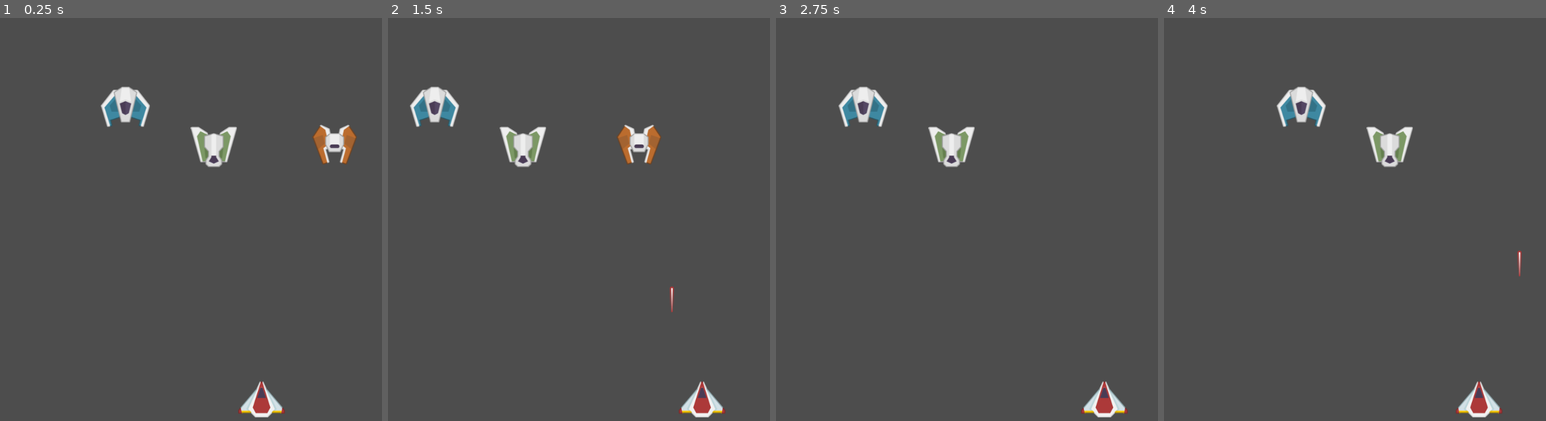
Above: before the commit, frames 1-4 (left to right).
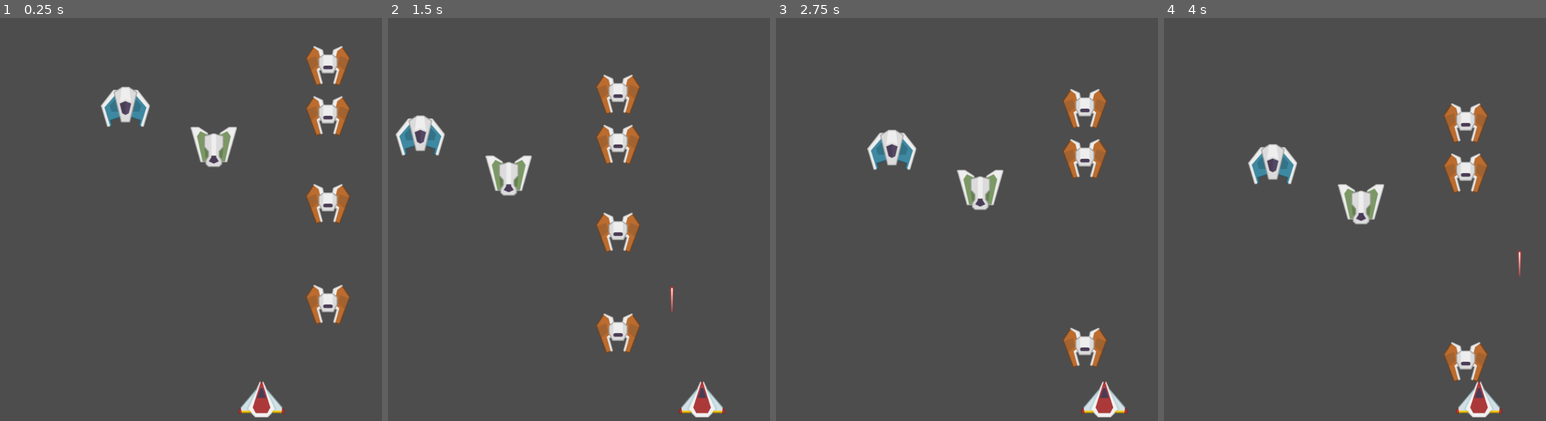
Above: after the commit, the same moments.

Repository: TheGabmeister/games-godot
Game: Godot game, scene res://scenes/game.tscn
Same seed, same stepped clock (60 frames per second), same inputs: the game is played once before the commit and once after it. The engine's default icon, where the game draws it, is replaced by a stand-in: a white triangle on a blue panel in a dark square.
Inputs:
- Up to frame 1 (0.25 s): no input
- Up to frame 2 (1.5 s): hold D (move_right) 0.53-1.28 s; tap Space (jump) at 0.77 s; hold A (move_left) from 1.28 s (still down)
- Up to frame 3 (2.75 s): tap Space (jump) at 1.52 s; release A (move_left) at 2.03 s; hold D (move_right) from 2.03 s (still down)
- Up to frame 4 (4 s): tap Space (jump) at 3.02, 3.77 s; release D (move_right) at 3.53 s; hold A (move_left) from 3.53 s (still down)

The runs differ from the first frame. In frame 1, 3.5% of the frame differs, in the area x 80-94%, y 6-76%; in frame 2, 6.2%, in the area x 2-72%, y 14-84%; in frame 3, 5.4%; in frame 4, 5.4%.

Commit message:
Add vertical movement

Diff:
--- a/space_invaders/scenes/game.tscn
+++ b/space_invaders/scenes/game.tscn
@@ -19,5 +19,14 @@
 [node name="Enemy2" parent="." instance=ExtResource("3_iywne")]
 position = Vector2(-27, -730)
 
+[node name="Enemy5" parent="." instance=ExtResource("4_p57ef")]
+position = Vector2(212, -400)
+
+[node name="Enemy6" parent="." instance=ExtResource("4_p57ef")]
+position = Vector2(212, -900)
+
+[node name="Enemy4" parent="." instance=ExtResource("4_p57ef")]
+position = Vector2(212, -611)
+
 [node name="Enemy3" parent="." instance=ExtResource("4_p57ef")]
-position = Vector2(226, -735)
+position = Vector2(212, -795)
--- a/space_invaders/scripts/enemy_movement.gd
+++ b/space_invaders/scripts/enemy_movement.gd
@@ -1,15 +1,31 @@
 extends Node2D
 
 var movement_speed := 300.0
+const VERTICAL_MOVEMENT := 30
 const BOUNDARY := 350
 static var direction := 1
+static var has_moved_vertical := false
 
 func _ready() -> void:
 	pass
 
 func _process(delta: float) -> void:
 	if (position.x > BOUNDARY):
+		_move_vertical()
 		direction = -1
 	if (position.x < -BOUNDARY):
+		_move_vertical()
 		direction = 1
 	position.x += movement_speed * direction * delta
+
+# when moving down, prevent other instances from triggering the group movement
+func _move_vertical():
+	if(!has_moved_vertical):
+		has_moved_vertical = true
+		for enemy in get_parent().get_children():
+			if enemy.is_in_group("enemies"):
+				enemy.position.y += VERTICAL_MOVEMENT
+		call_deferred("_reset_has_moved_vertical")
+
+func _reset_has_moved_vertical():
+	has_moved_vertical = false
